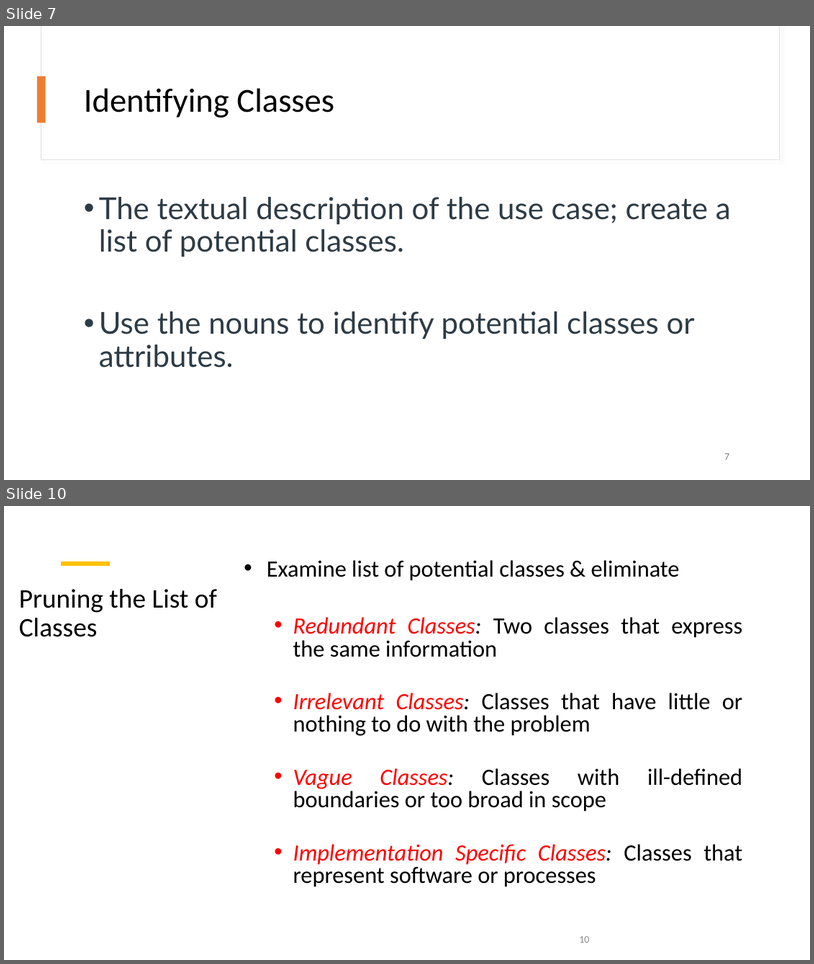
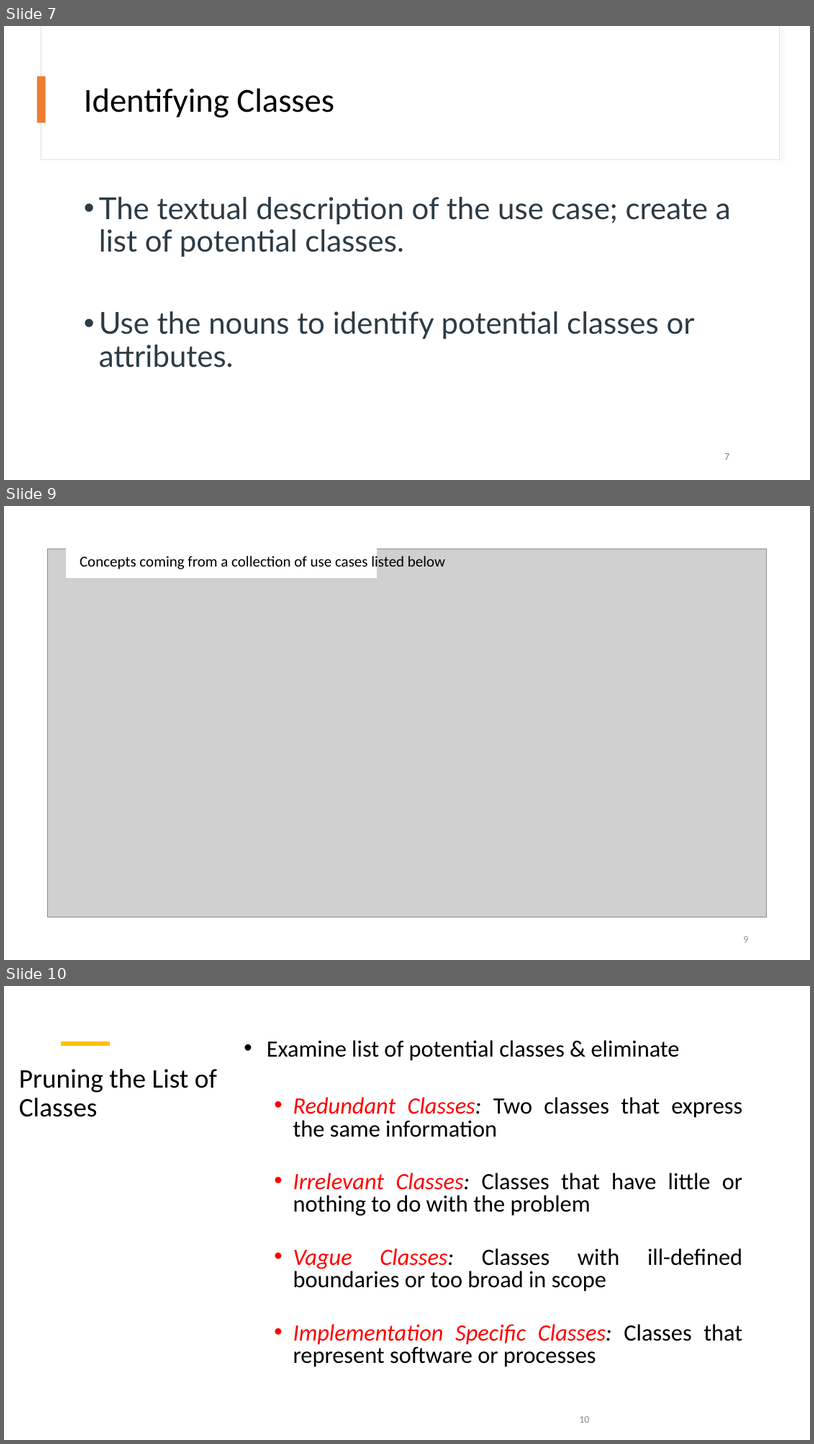
Before and after one commit to kthanasi-git/SW_Engineering, a slide deck: SOFTWARE ENGINEERING/SLIDES/5- Domain Models.pptx. Shown one above the other, each under a label of ours: slides 7 and 10 before the commit, slides 7, 9 and 10 after it; the slides between them are not shown. The pictures are 814x964 and 814x1444 pixels, drawn with LibreOffice and Linux fonts; fonts in the diff are those of the drawing; grey boxes stand for pictures. Boxes give left, top, right and bottom in pixels: in the first picture for what was removed or moved away, otherwise in the second. Text is boxed around its words. In the diff, an @@ line names an element or a change of style, - is before the commit and + after.

```diff
--- a/SOFTWARE ENGINEERING/SLIDES/5- Domain Models.pptx
+++ b/SOFTWARE ENGINEERING/SLIDES/5- Domain Models.pptx
@@ slide 9 added at (4, 506, 810, 960), background #FFFFFF @@
@@ picture added at (47, 548, 767, 917) @@
@@ rectangle added at (67, 548, 377, 578), fill #FFFFFF, outline #FFFFFF 1 pt @@
@@ text added at (80, 554, 445, 571), 18 pt, text #000000 @@
+Concepts coming from a collection of use cases listed below
@@ page number added at (743, 936, 748, 942), 12 pt, text #8C8C8C @@
+9
```
Also in this commit, not shown: 3 slides changed, 2 other slides added, 1 slide removed, 6 other files.
